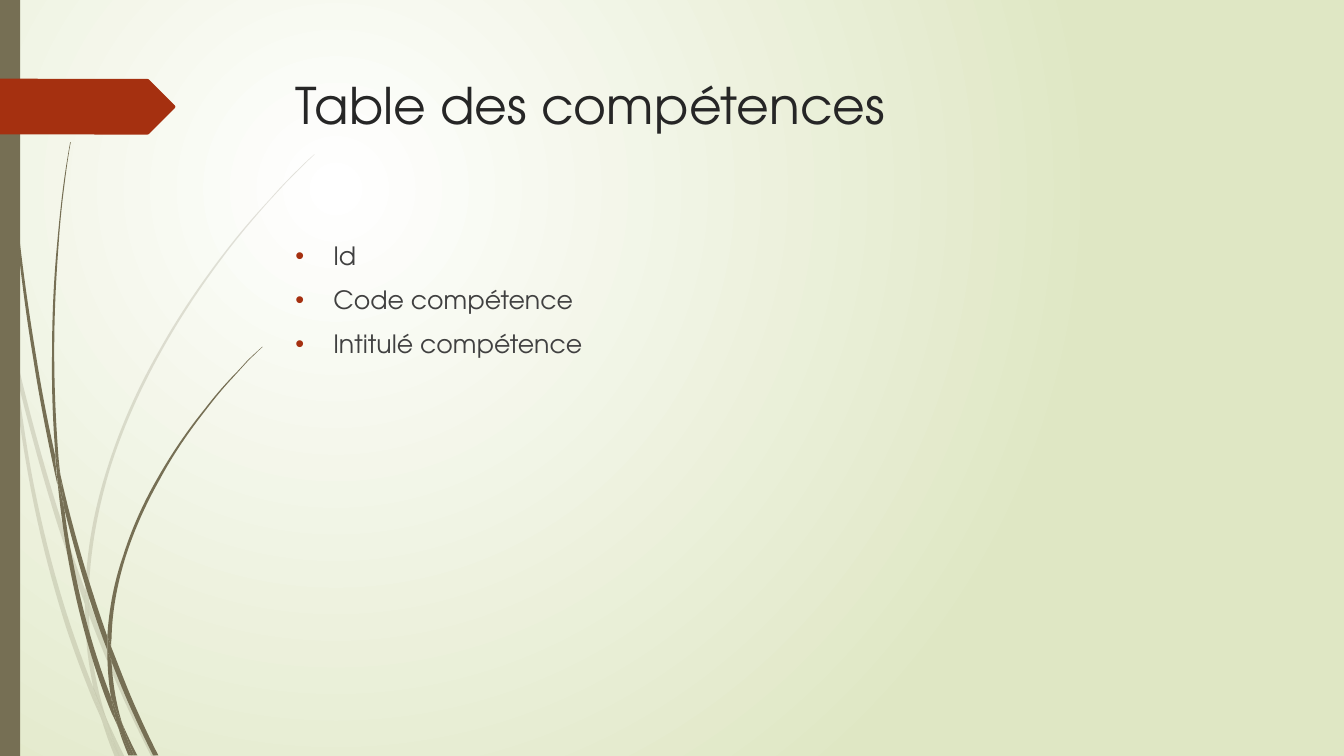
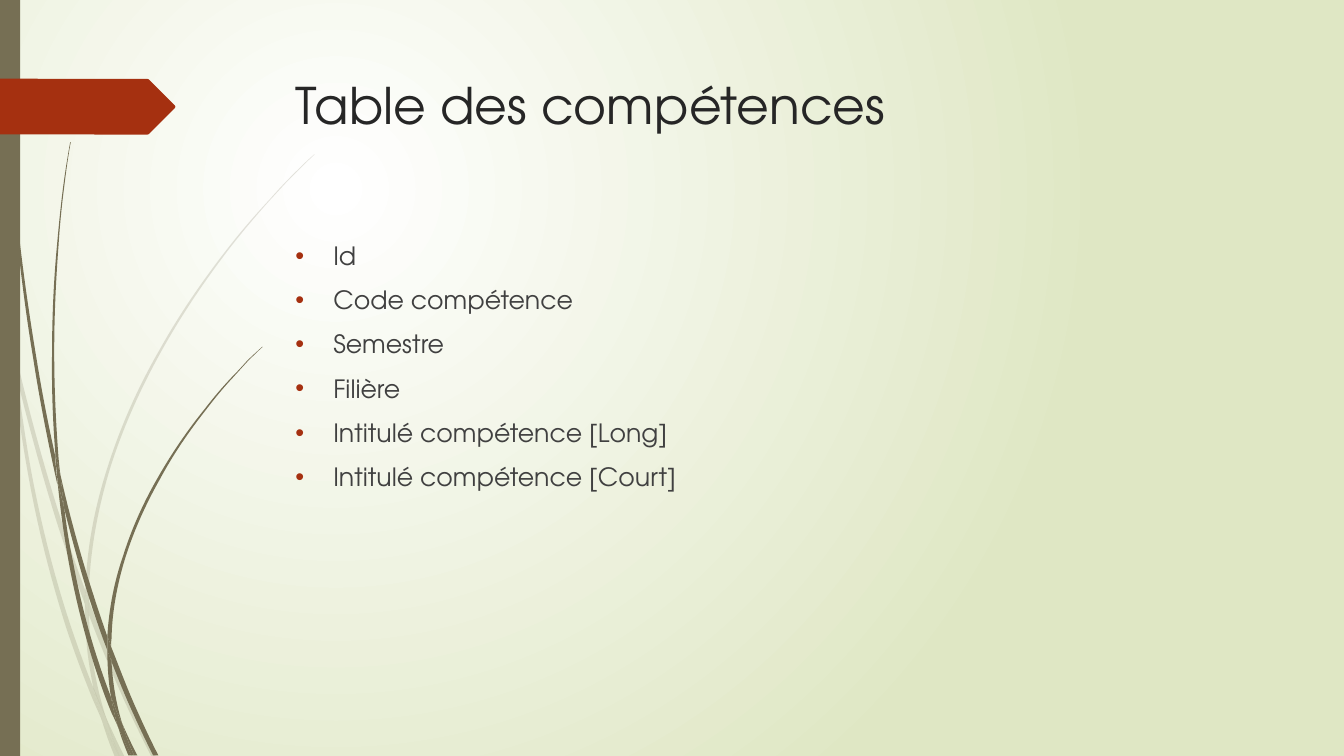
Before and after one commit to xpessoles/EvaluationCompetences, a slide deck: slide 6 of EvaluationParCompetences.pptx. Drawn at 1344x756 pixels with LibreOffice and Linux fonts; fonts in the diff are those of the drawing. Boxes give left, top, right and bottom in pixels: in the first picture for what was removed or moved away, otherwise in the second. Text is boxed around its words. In the diff, an @@ line names an element or a change of style, - is before the commit and + after.

```diff
--- a/EvaluationParCompetences.pptx
+++ b/EvaluationParCompetences.pptx
@@ text at (333,334,676,492): text changed @@
-• Intitulé compétence
+• Semestre
+• Filière
+• Intitulé compétence [Long]
+• Intitulé compétence [Court]
```
Also in this commit, not shown: 2 other slides changed, 3 slides added, 4 other files.
